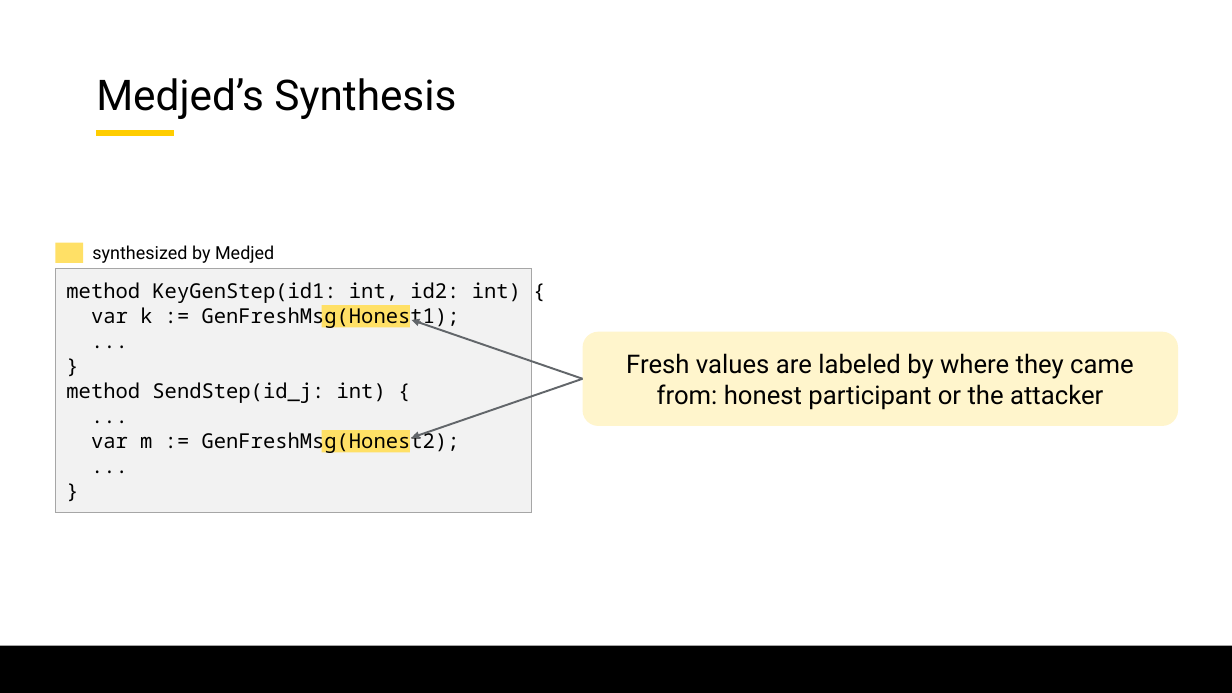
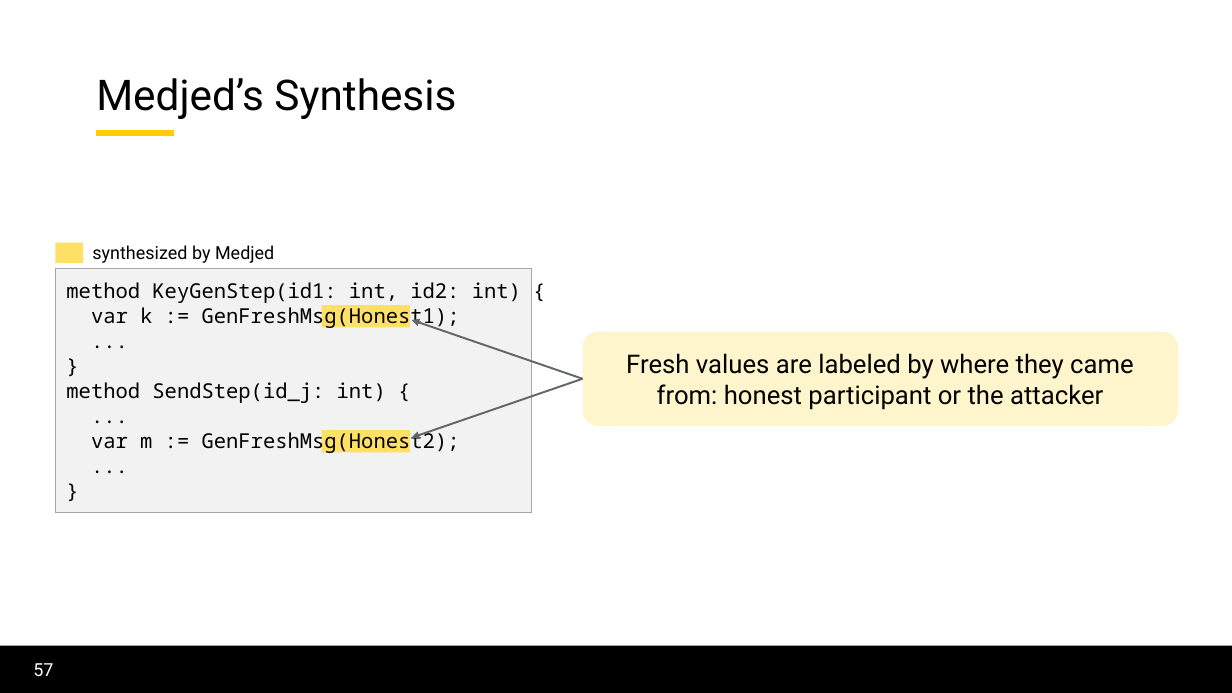
Before and after one commit to lorchrob/graduate_research_symposium, a slide deck: slide 57 of symposium_slides.pptx (slide 60 before the commit). Drawn at 1232x693 pixels with LibreOffice and Linux fonts; fonts in the diff are those of the drawing; background and template pictures are left out. Boxes give left, top, right and bottom in pixels: in the first picture for what was removed or moved away, otherwise in the second. Text is boxed around its words. In the diff, an @@ line names an element or a change of style, - is before the commit and + after.

```diff
--- a/symposium_slides.pptx
+++ b/symposium_slides.pptx
@@ page number added at (x1=33, y1=663, x2=53, y2=676), 14 pt, text #FFFFFF @@
+57
```
Also in this commit, not shown: 69 other slides changed, 1 slide added.
